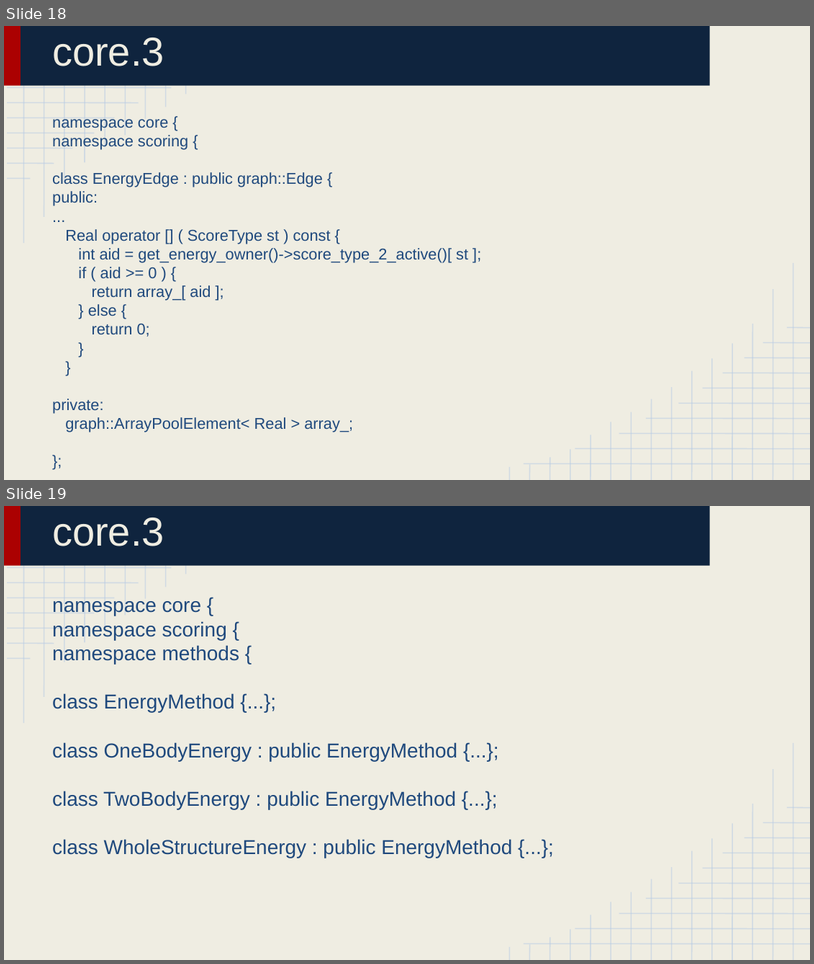
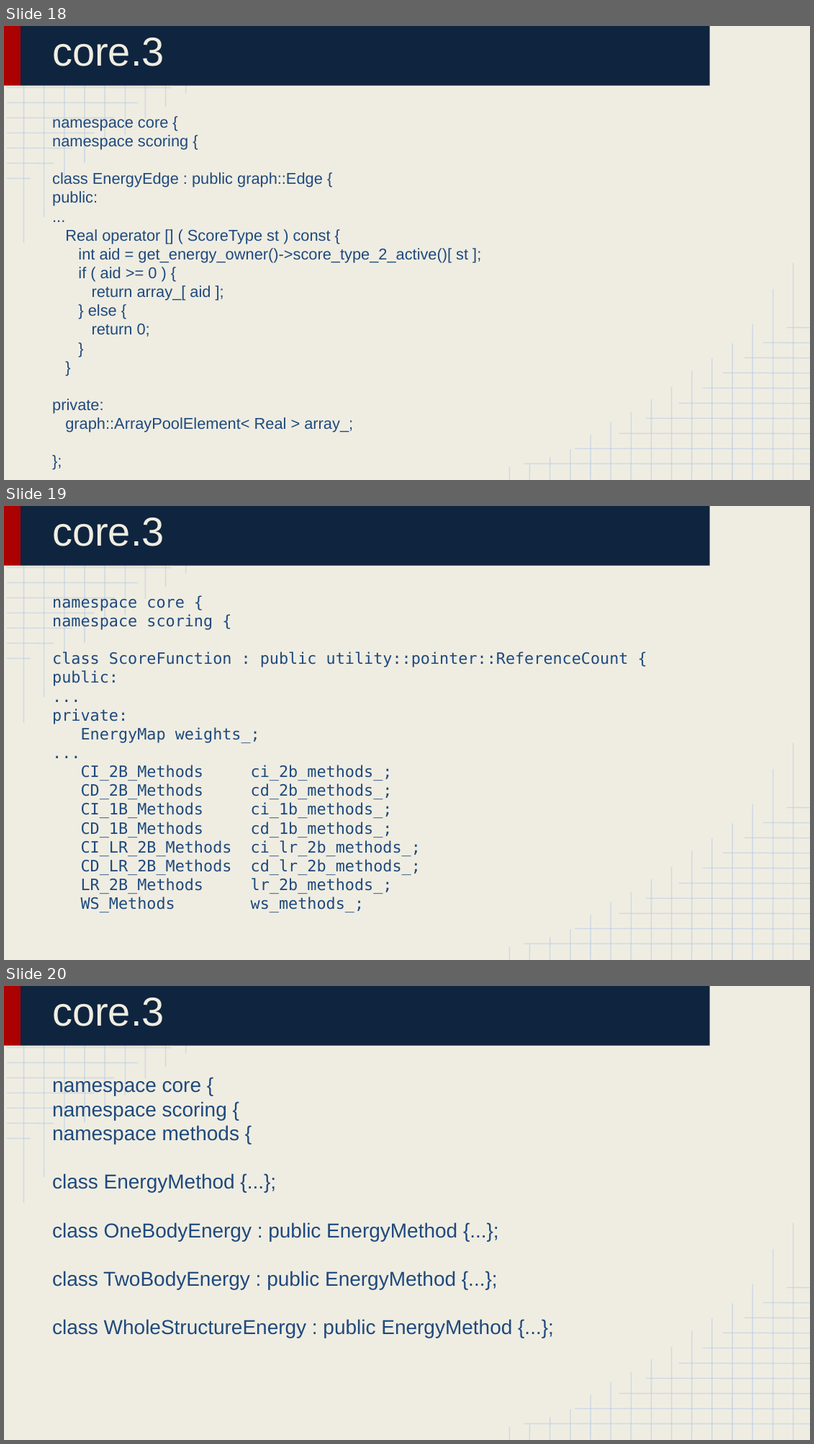
Before and after one commit to huabaiuw/prepare_bootcamp_2016_Aug, a slide deck: Lecture 4_ Library Structure 3.pptx. Shown one above the other, each under a label of ours: slides 18 and 19 before the commit, slides 18, 19 and 20 after it. The pictures are 814x964 and 814x1444 pixels, drawn with LibreOffice and Linux fonts; fonts in the diff are those of the drawing. Boxes give left, top, right and bottom in pixels: in the first picture for what was removed or moved away, otherwise in the second. Text is boxed around its words. In the diff, an @@ line names an element or a change of style, - is before the commit and + after.

```diff
--- a/Lecture 4_ Library Structure 3.pptx
+++ b/Lecture 4_ Library Structure 3.pptx
@@ slide 19 added at <box>4,506,810,960</box>, background #EFEDE2; not listed: 52 template elements that a slide beside it also shows @@
@@ title added at <box>52,518,165,546</box>, 36 pt, text #EFEDE2 @@
+core.3
@@ text added at <box>52,597,629,912</box>, 14 pt, text #1F497D @@
+namespace core {
+namespace scoring {
+class ScoreFunction : public utility::pointer::ReferenceCount {
+public:
+...
+private:
+EnergyMap weights_;
+...
+CI_2B_Methods ci_2b_methods_;
+CD_2B_Methods cd_2b_methods_;
+CI_1B_Methods ci_1b_methods_;
+CD_1B_Methods cd_1b_methods_;
+CI_LR_2B_Methods ci_lr_2b_methods_;
+CD_LR_2B_Methods cd_lr_2b_methods_;
+LR_2B_Methods lr_2b_methods_;
+WS_Methods ws_methods_;
@@ what was slide 19 is now slide 20 @@
```
Also in this commit, not shown: 3 slides changed, 1 slide removed, 5 other files.
